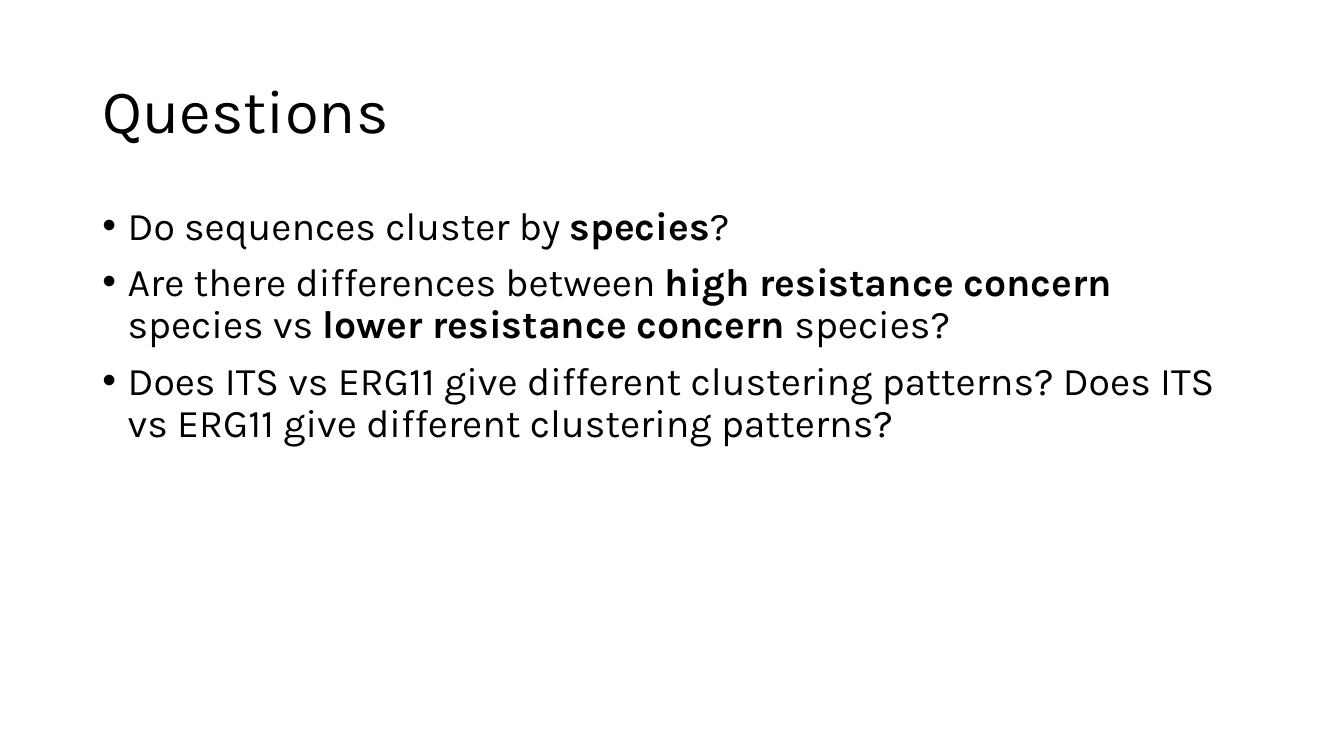
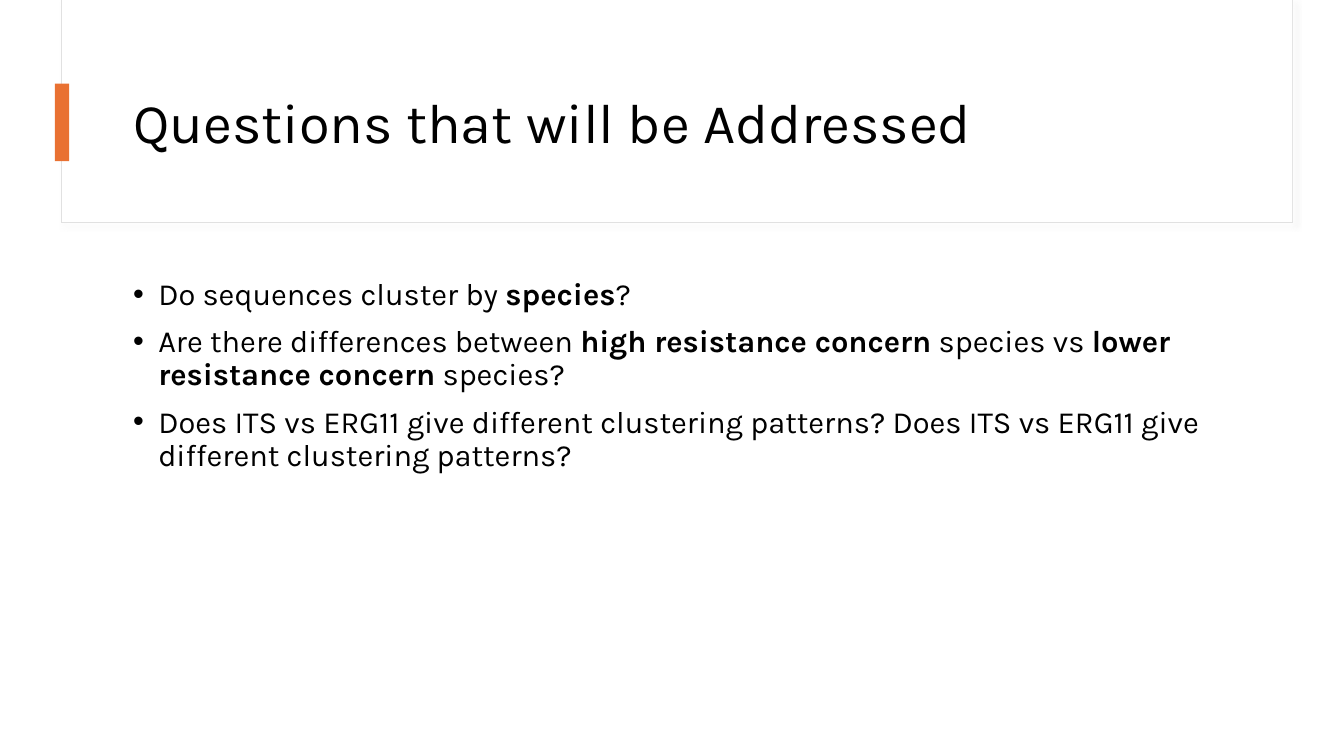
Before and after one commit to snsaiphoo/binf6210_assignment4, a slide deck: slide 4 of doc/Candida Comparison.pptx (slide 2 before the commit). Drawn at 1344x756 pixels with LibreOffice and Linux fonts; fonts in the diff are those of the drawing. Boxes give left, top, right and bottom in pixels: in the first picture for what was removed or moved away, otherwise in the second. Text is boxed around its words. In the diff, an @@ line names an element or a change of style, - is before the commit and + after.

```diff
--- a/doc/Candida Comparison.pptx
+++ b/doc/Candida Comparison.pptx
@@ rectangle added at bbox=[62, 0, 1293, 223], fill #FFFFFF, outline #E1E1E1 0.75 pt @@
@@ rectangle added at bbox=[63, 0, 1293, 222], fill #FFFFFF @@
@@ rectangle added at bbox=[55, 84, 70, 161], fill #E97132 @@
@@ title at bbox=[133, 104, 971, 153]: text changed; size 44 to 40 pt @@
-Questions
+Questions that will be Addressed
@@ text "Do sequences cluster by species?": place and size @@
-text "Do sequences cluster by species?" at bbox=[128, 212, 1214, 447]
+text "Do sequences cluster by species?" at bbox=[158, 283, 1199, 474]
@@ text "Do sequences cluster by species?" at bbox=[158, 283, 1199, 474]: size 28 to 22 pt @@
```
Also in this commit, not shown: 8 other slides changed, 11 slides added, 1 slide removed, 18 other files.
